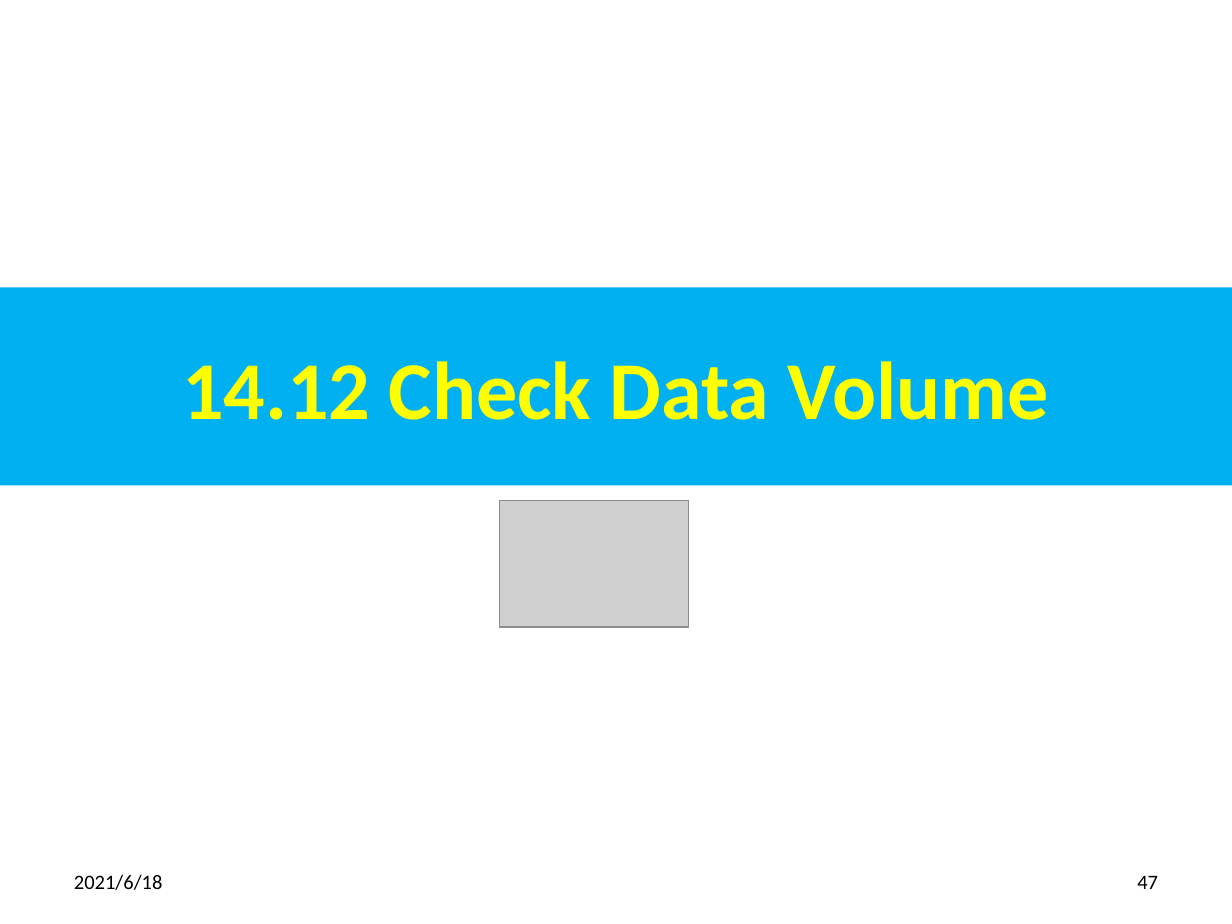
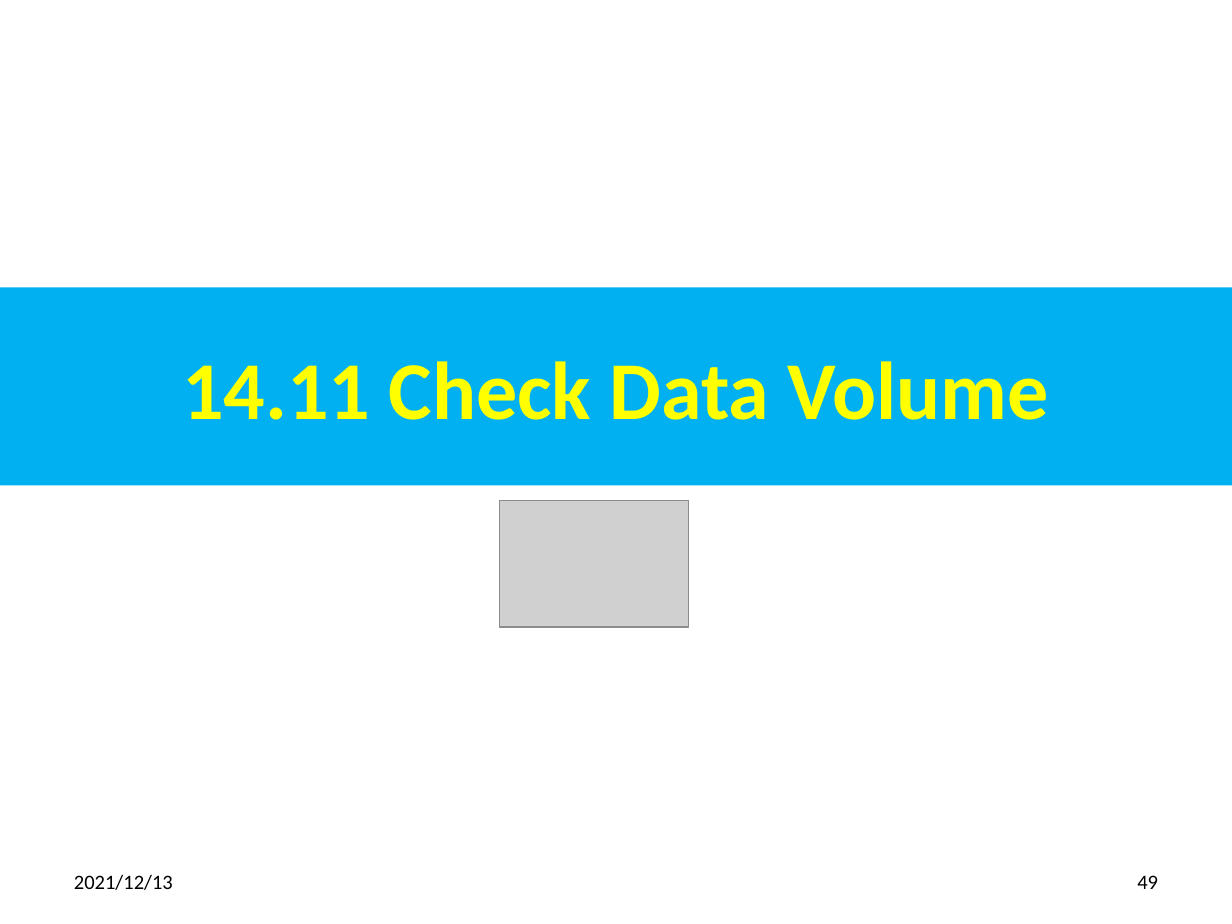
Before and after one commit to peterhchen/800-Docker, a slide deck: slide 49 of 14_DockerVolume.pptx (slide 47 before the commit). Drawn at 1232x924 pixels with LibreOffice and Linux fonts; fonts in the diff are those of the drawing; grey boxes stand for pictures. Boxes give left, top, right and bottom in pixels: in the first picture for what was removed or moved away, otherwise in the second. Text is boxed around its words. In the diff, an @@ line names an element or a change of style, - is before the commit and + after.

```diff
--- a/14_DockerVolume.pptx
+++ b/14_DockerVolume.pptx
@@ title at [182,361,1049,420]: text changed @@
-14.12 Check Data Volume
+14.11 Check Data Volume
@@ text at [74,874,173,890]: text changed @@
-2021/6/18
+2021/12/13
@@ page number at [1137,875,1158,889]: text changed @@
-47
+49
```
Also in this commit, not shown: 47 other slides changed, 3 slides added, 1 slide removed, 2 other files.
